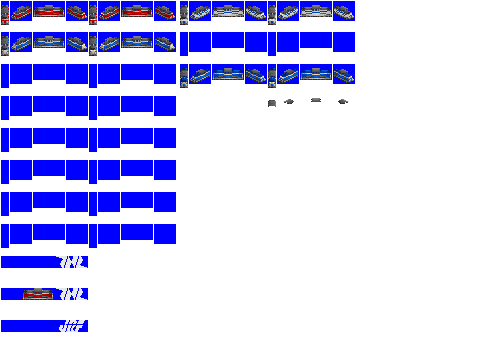
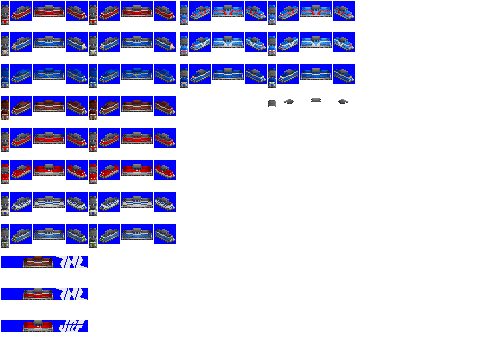
Layers edited between the first and the second 500 x 361 image:
showed "taillights", painted on it over [3, 13, 352, 243]
painted on "test" over [180, 5, 354, 83]
showed "brown" over [1, 100, 175, 268]
renamed "Pasted Layer #2" to "hokutosei", showed it, painted on it over [1, 36, 354, 88]
renamed "Pasted Layer #1" to "main", painted on it over [1, 13, 175, 332]
